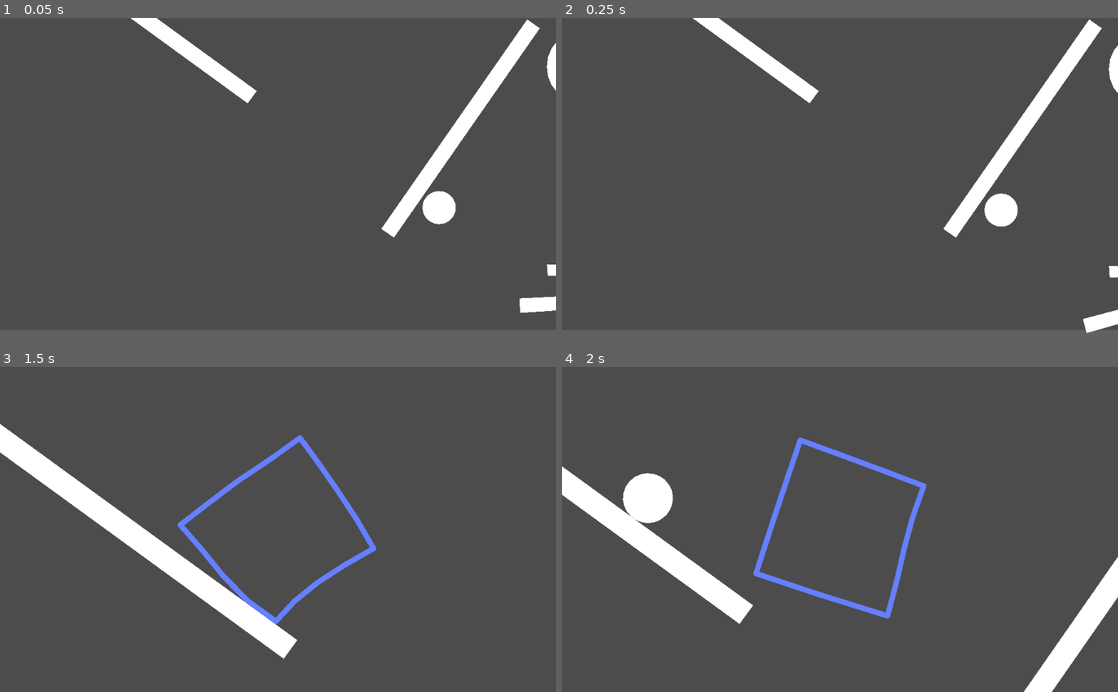
Above: before the commit, frames 1-4 (two rows, left to right).
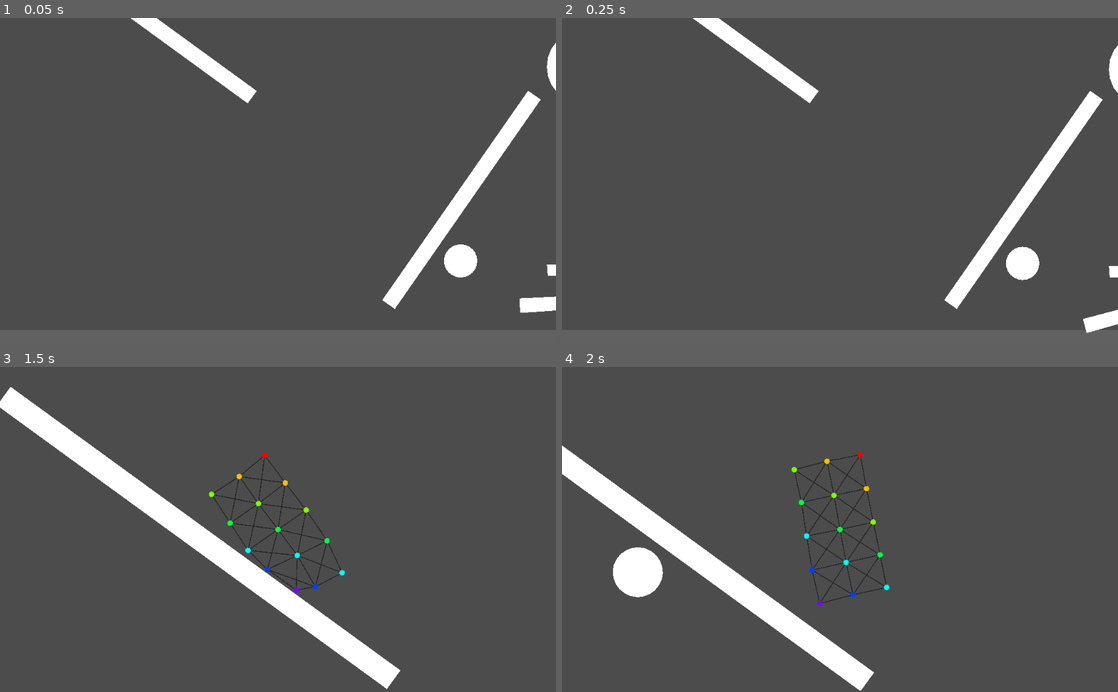
Above: after the commit, the same moments.

Repository: bustedwallstudios/Softbody
Game: Godot game, scene res://2dWorld.tscn
Same seed, same stepped clock (60 frames per second), same inputs: the game is played once before the commit and once after it.
Inputs (mouse positions are in pixels of both pictures, inside the frame that each line leads up to):
- Up to frame 1 (0.05 s): no input
- Up to frame 2 (0.25 s): no input
- Up to frame 3 (1.5 s): tap Enter (enterKey) at 0.5, 0.6, 1.35 s; move the mouse to (439, 568) at 0.52 s; hold Right (ui_right) 0.53-1.28 s; tap Keypad Enter (ui_accept) at 0.77 s; move the mouse to (166, 545) at 1.27 s; hold Down (ui_down) from 1.28 s (still down)
- Up to frame 4 (2 s): keep holding Down (ui_down); tap Keypad Enter (ui_accept) at 1.52 s

The runs differ from the first frame. In frame 1, 5.2% of the frame differs, in the area x 68-98%, y 0-90%; in frame 2, 5.2%; in frame 3, 13%, in the area x 0-72%, y 6-100%; in frame 4, 12%.

Commit message:
Other stuff I don't know :)

Diff:
--- a/2dWorld.tscn
+++ b/2dWorld.tscn
@@ -67,7 +67,7 @@
 polygon = PoolVector2Array( -546, 3.99805, -546, -13.002, 659, -12.9976, 659, 4.00244 )
 
 [node name="RotatingBeam4" type="StaticBody2D" parent="World"]
-position = Vector2( 1024, -627 )
+position = Vector2( 1029, -232 )
 rotation = -4.10501
 scale = Vector2( 1.172, 5 )
 __meta__ = {
@@ -138,7 +138,7 @@
 polygon = PoolVector2Array( -16.9075, -0.197987, 20.0952, -0.13546, 20.0282, 3.01541, -16.674, 2.99974 )
 
 [node name="Ball" type="RigidBody2D" parent="World"]
-position = Vector2( 886, -122 )
+position = Vector2( 1005, 173 )
 collision_layer = 3
 collision_mask = 3
 input_pickable = true
@@ -184,14 +184,15 @@
 polygon = PoolVector2Array( -4.45, 1.625, -4.6, 0.425001, -4.45, -0.775, -4, -1.875, -3.25, -2.825, -2.3, -3.575, -1.2, …(247 unchanged characters)…
 
 [node name="SquishyBody" parent="." instance=ExtResource( 5 )]
-position = Vector2( -607, -2045 )
+position = Vector2( -933, -2152 )
 pointsHorz = 5
-pointsVert = 5
+pointsVert = 3
 sizeInPx = 625
 stiffness = 15.0
 gravity = Vector2( 0, 15 )
 includeCornerSupports = false
-showLines = false
+showPoints = true
+showOutline = false
 
 [connection signal="input_event" from="World/Ball" to="World/Ball" method="inputEvent"]
 [connection signal="input_event" from="World/BigBall" to="World/BigBall" method="inputEvent"]
--- a/Objects/SquishyBody.tscn
+++ b/Objects/SquishyBody.tscn
@@ -11,7 +11,7 @@
 
 [node name="Shape" type="Polygon2D" parent="."]
 z_index = 1
-color = Color( 0, 1, 0, 1 )
+color = Color( 0.4, 0.501961, 1, 1 )
 
 [node name="Outline" type="Line2D" parent="."]
 z_index = 1
